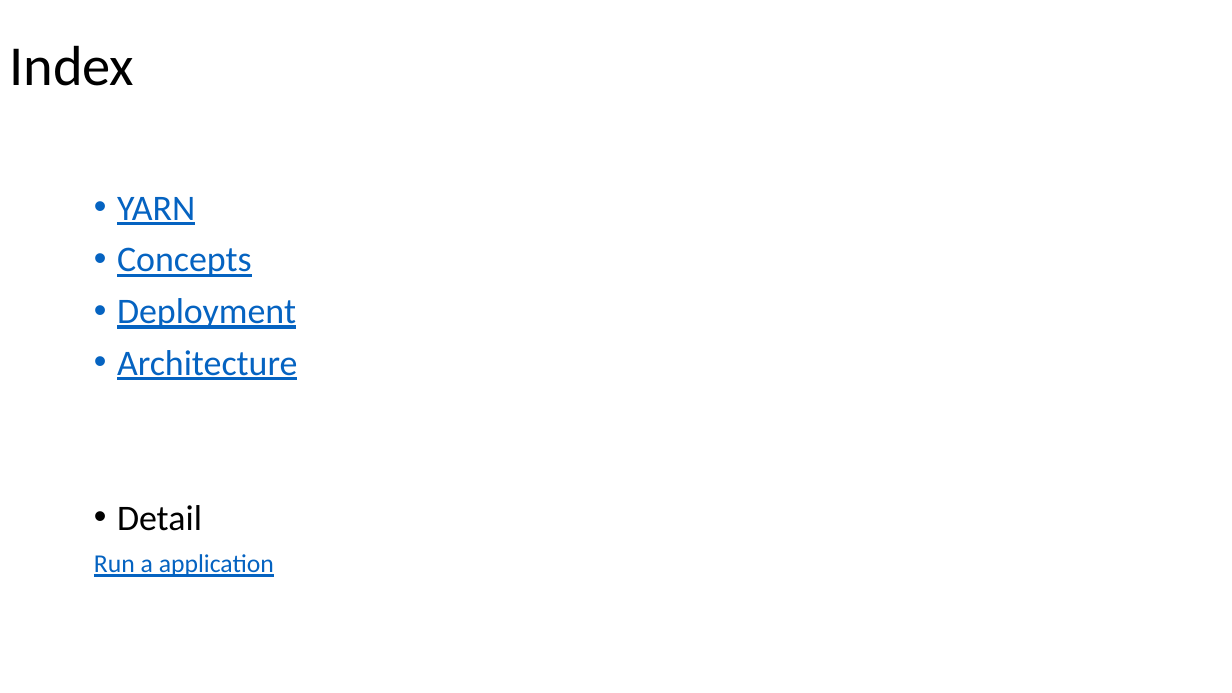
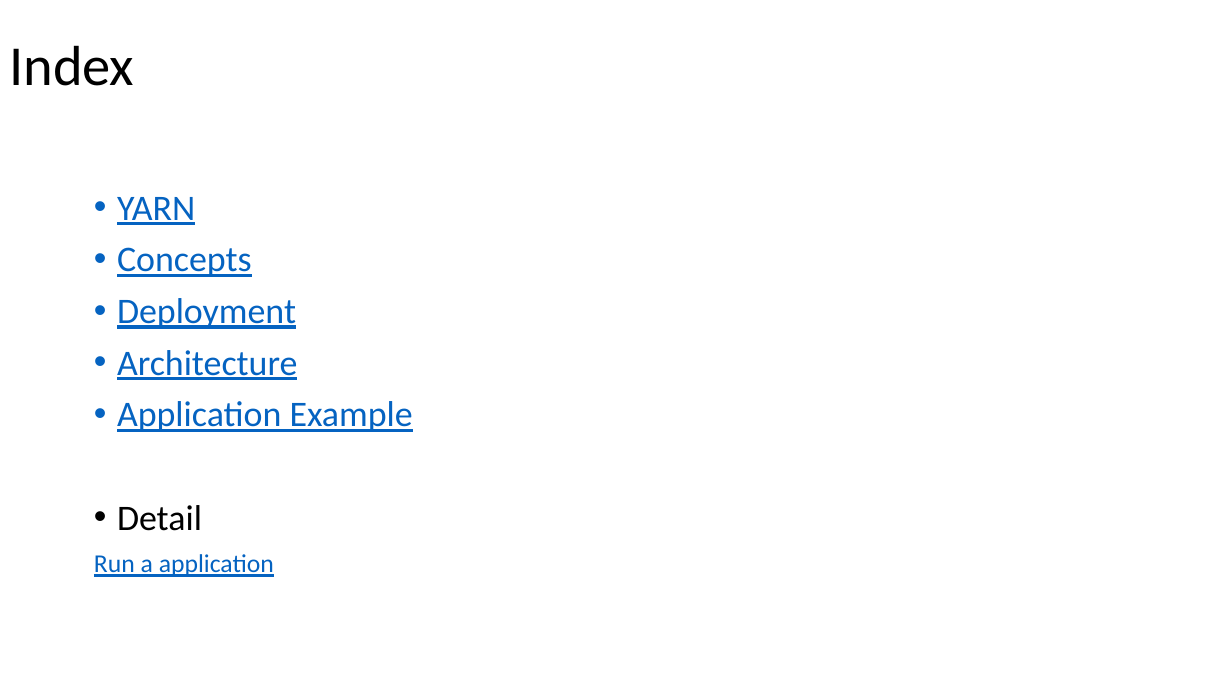
Before and after one commit to Swrrt/Samza-Documents, a slide deck: slide 3 of Documentation/SamzaStructure.pptx. Drawn at 1232x693 pixels with LibreOffice and Linux fonts; fonts in the diff are those of the drawing. Boxes give left, top, right and bottom in pixels: in the first picture for what was removed or moved away, otherwise in the second. Text is boxed around its words. In the diff, an @@ line names an element or a change of style, - is before the commit and + after.

```diff
--- a/Documentation/SamzaStructure.pptx
+++ b/Documentation/SamzaStructure.pptx
@@ text at bbox=[117, 401, 413, 432]: paragraph added @@
+• Application Example
```
Also in this commit, not shown: 1 other slide changed, 6 slides added.
